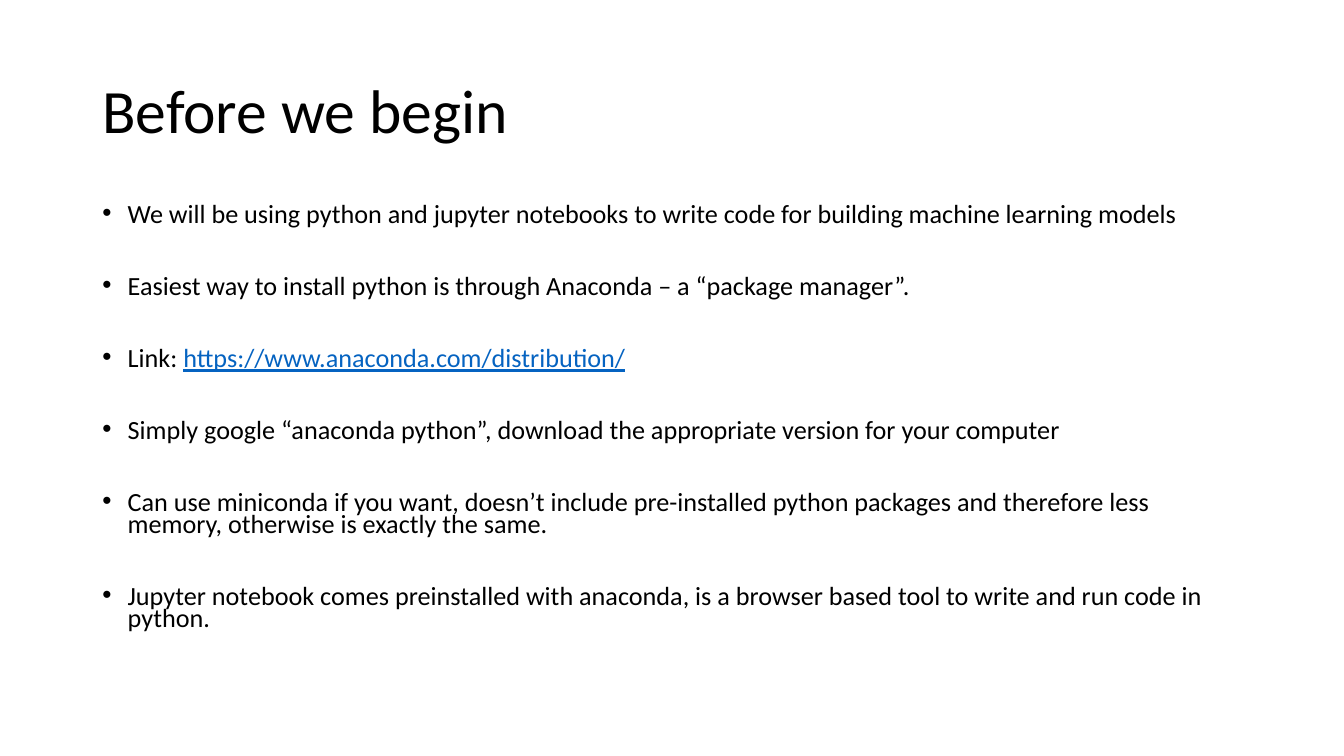
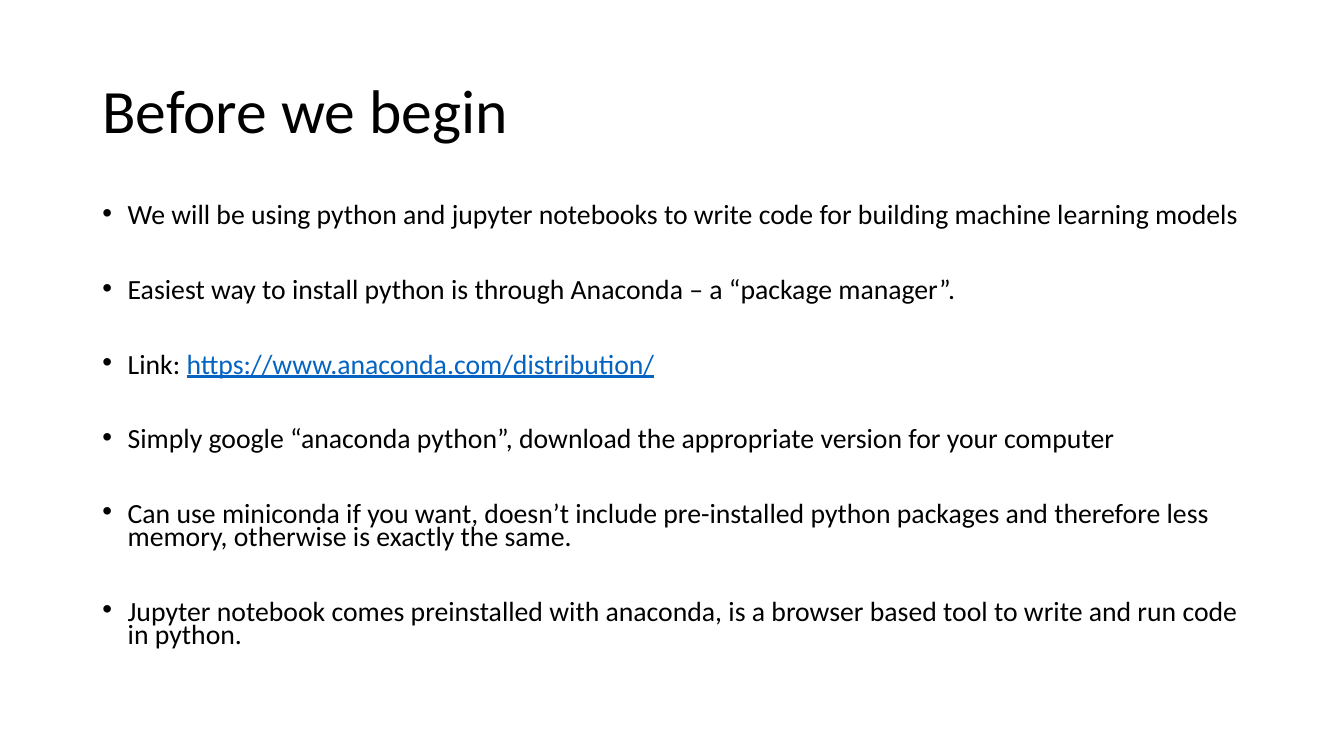
Before and after one commit to LMP-ML-workshop/ML_workshop_series, a slide deck: slide 4 of 19-5-26__ML_workshop_week1.pptm (slide 3 before the commit). Drawn at 1344x756 pixels with LibreOffice and Linux fonts; fonts in the diff are those of the drawing. Boxes give left, top, right and bottom in pixels: in the first picture for what was removed or moved away, otherwise in the second. Text is boxed around its words. In the diff, an @@ line names an element or a change of style, - is before the commit and + after.

```diff
--- a/19-5-26__ML_workshop_week1.pptm
+++ b/19-5-26__ML_workshop_week1.pptm
@@ text "We will be using python ..." at [128,204,1237,649]: size 18.7 to 19.8 pt @@
```
Also in this commit, not shown: 4 other slides changed, 3 slides added, 1 slide removed.
